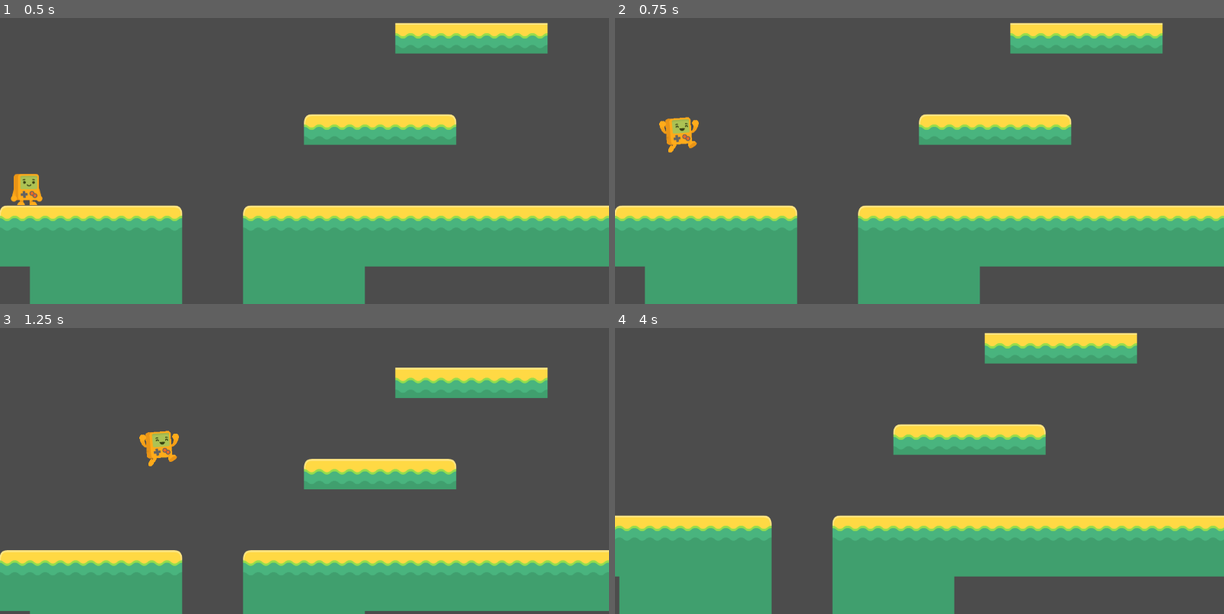
Above: before the commit, frames 1-4 (two rows, left to right).
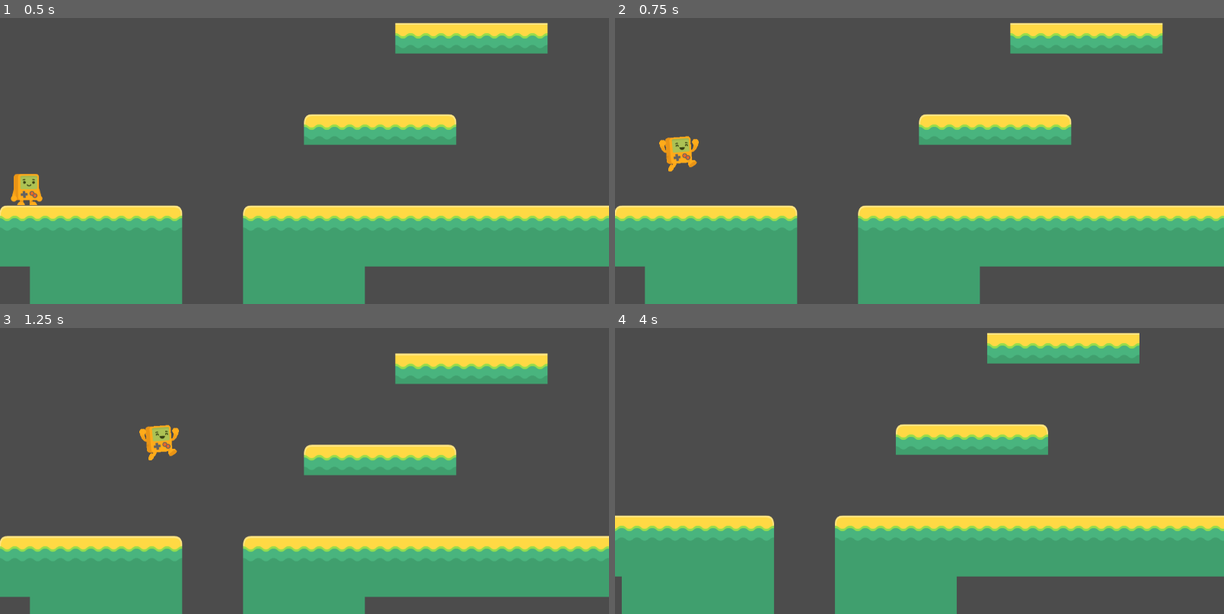
Above: after the commit, the same moments.

Repository: Skoomaki/platformer
Game: Godot game, scene res://Level1.tscn
The game is run twice, just before and just after one commit, with the same random seed, the same clock (stepped at 60 frames per second) and the same inputs. The project has no main scene, so this scene is started directly.
Inputs:
- Up to frame 1 (0.5 s): no input
- Up to frame 2 (0.75 s): tap Enter at 0.5 s; hold D (player_right) from 0.53 s (still down); tap Space (player_jump) at 0.6 s
- Up to frame 3 (1.25 s): keep holding D (player_right); tap Space (player_jump) at 0.77, 1.07 s
- Up to frame 4 (4 s): tap Space (player_jump) at 1.35, 1.52, 1.82, 2, 2.1, 2.85, 3.02, 3.32, 3.5, 3.6, 3.77 s; release D (player_right) at 2.03 s; hold A (player_left) 2.03-2.78 s; tap Enter at 2.75 s; hold D (player_right) from 2.78 s (still down)

Frame 1 is identical in both runs. In frame 2, 0.8% of the frame differs, in the area x 7-14%, y 34-54%; in frame 3, 19%, in the area x 0-100%, y 8-99%; in frame 4, 1.9%.

Commit message:
double jump added

Diff:
--- a/Kelsier.gd
+++ b/Kelsier.gd
@@ -3,8 +3,9 @@
 var player_velocity = Vector2(0,-1)
 
 const SPEED = 400
-const NORMAL_JUMP_HEIGHT = -1000
+const NORMAL_JUMP_HEIGHT = -700
 const GRAVITY = 37
+var COUNT_DOUBLE_JUMP = 0
 
 func _physics_process(delta):
 	if Input.is_action_pressed("player_right"):
@@ -17,14 +18,15 @@
 		$Sprite.flip_h = true
 	else:
 		$Sprite.play("idle")
-
 	if not is_on_floor():
 			$Sprite.play("air")
-	if Input.is_action_just_pressed("player_jump") and is_on_floor():
+	if Input.is_action_just_pressed("player_jump") && COUNT_DOUBLE_JUMP < 1:
 		player_velocity.y = NORMAL_JUMP_HEIGHT
+		COUNT_DOUBLE_JUMP += 1
+
+	if is_on_floor():
+		COUNT_DOUBLE_JUMP = 0
 
 	player_velocity.y = player_velocity.y + GRAVITY
-
 	player_velocity = move_and_slide(player_velocity, Vector2.UP)
-
 	player_velocity.x = lerp(player_velocity.x,0,0.89)
